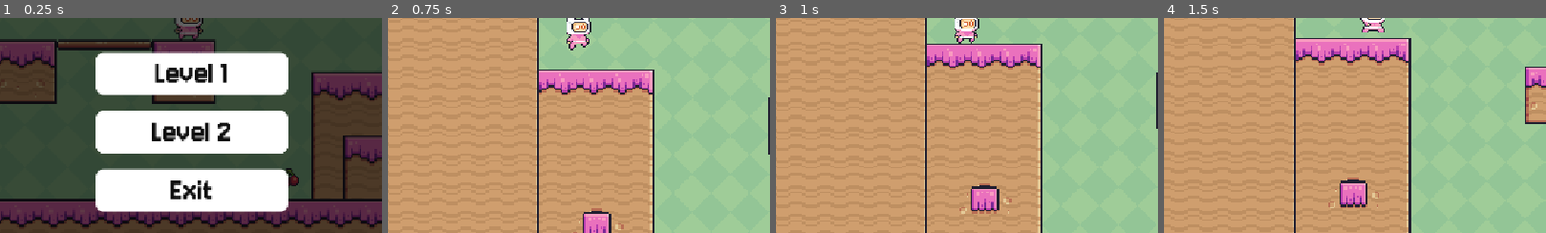
Above: before the commit, frames 1-4 (left to right).
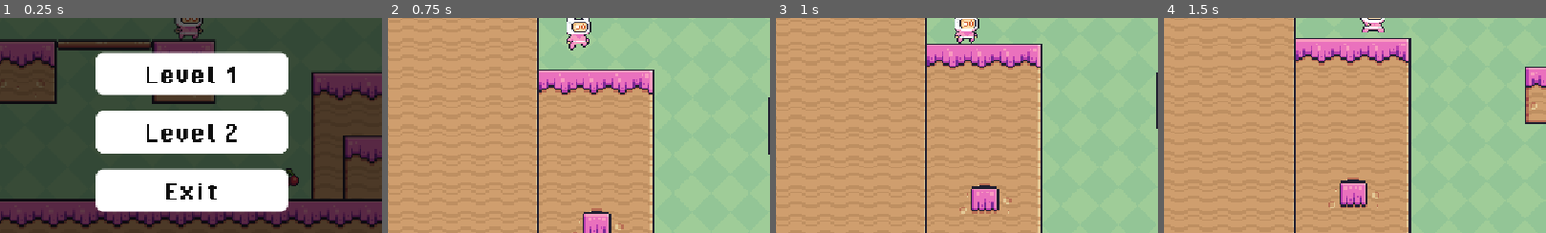
Above: after the commit, the same moments.

Repository: hanazzz/2d-platformer-game
Game: Godot game, scene res://scenes/main_menu.tscn
The game is run twice, just before and just after one commit, with the same random seed, the same clock (stepped at 60 frames per second) and the same inputs.
Inputs:
- Up to frame 1 (0.25 s): no input
- Up to frame 2 (0.75 s): click "Level 1" at 0.5 s
- Up to frame 3 (1 s): no input
- Up to frame 4 (1.5 s): hold Right (right) from 1.28 s (still down)
The pictures show only the part of the screen within x 25-75%, y 50-100%; the shares and areas given below are measured in that part.

The runs differ from the first frame. In frame 1, 2.9% of the frame differs, in the area x 38-62%, y 21-85%; in frame 2, nothing differs; in frame 3, nothing differs; in frame 4, nothing differs.

Commit message:
Change font

Diff:
--- a/scenes/main_menu.tscn
+++ b/scenes/main_menu.tscn
@@ -1,9 +1,10 @@
-[gd_scene load_steps=11 format=3 uid="uid://rukhcfl4rwli"]
+[gd_scene load_steps=12 format=3 uid="uid://rukhcfl4rwli"]
 
 [ext_resource type="Script" uid="uid://6382eyvu3rmh" path="res://scenes/main_menu.gd" id="1_bqqt6"]
 [ext_resource type="Texture2D" uid="uid://capthhebhmoqf" path="res://game_logo.png" id="2_bqqt6"]
 [ext_resource type="Texture2D" uid="uid://bk737hwrium3" path="res://bg_main_menu.png" id="2_wu84c"]
 [ext_resource type="FontFile" uid="uid://bn0212nw3j40m" path="res://Jersey10-Regular.ttf" id="4_wu84c"]
+[ext_resource type="FontFile" uid="uid://bfm4pdj6ogqh0" path="res://PixelOperator-Bold.ttf" id="5_8ln24"]
 
 [sub_resource type="StyleBoxTexture" id="StyleBoxTexture_8ln24"]
 texture = ExtResource("2_wu84c")
@@ -104,12 +105,13 @@
 theme_override_constants/separation = 24
 
 [node name="Level1" type="Button" parent="VBoxContainer"]
+texture_filter = 1
 layout_mode = 2
 size_flags_vertical = 3
 theme_override_colors/font_color = Color(0.056291595, 0.056291595, 0.05629161, 1)
 theme_override_colors/font_hover_color = Color(0, 0, 0, 1)
-theme_override_fonts/font = ExtResource("4_wu84c")
-theme_override_font_sizes/font_size = 50
+theme_override_fonts/font = ExtResource("5_8ln24")
+theme_override_font_sizes/font_size = 46
 theme_override_styles/normal = SubResource("StyleBoxFlat_tbmy8")
 theme_override_styles/pressed = SubResource("StyleBoxFlat_wu84c")
 theme_override_styles/hover = SubResource("StyleBoxFlat_rtw2f")
@@ -117,12 +119,13 @@
 text = "Level 1"
 
 [node name="Level2" type="Button" parent="VBoxContainer"]
+texture_filter = 1
 layout_mode = 2
 size_flags_vertical = 3
 theme_override_colors/font_color = Color(0.056291595, 0.056291595, 0.05629161, 1)
 theme_override_colors/font_hover_color = Color(0, 0, 0, 1)
-theme_override_fonts/font = ExtResource("4_wu84c")
-theme_override_font_sizes/font_size = 50
+theme_override_fonts/font = ExtResource("5_8ln24")
+theme_override_font_sizes/font_size = 46
 theme_override_styles/normal = SubResource("StyleBoxFlat_8ln24")
 theme_override_styles/pressed = SubResource("StyleBoxFlat_wu84c")
 theme_override_styles/hover = SubResource("StyleBoxFlat_rtw2f")
@@ -130,12 +133,13 @@
 text = "Level 2"
 
 [node name="Exit" type="Button" parent="VBoxContainer"]
+texture_filter = 1
 layout_mode = 2
 size_flags_vertical = 3
 theme_override_colors/font_color = Color(0.056291595, 0.056291595, 0.05629161, 1)
 theme_override_colors/font_hover_color = Color(0, 0, 0, 1)
-theme_override_fonts/font = ExtResource("4_wu84c")
-theme_override_font_sizes/font_size = 50
+theme_override_fonts/font = ExtResource("5_8ln24")
+theme_override_font_sizes/font_size = 46
 theme_override_styles/normal = SubResource("StyleBoxFlat_8ln24")
 theme_override_styles/pressed = SubResource("StyleBoxFlat_wu84c")
 theme_override_styles/hover = SubResource("StyleBoxFlat_rtw2f")
Binary file added: PixelOperator-Bold.ttf
Not shown, added: PixelOperator-Bold.ttf.import
